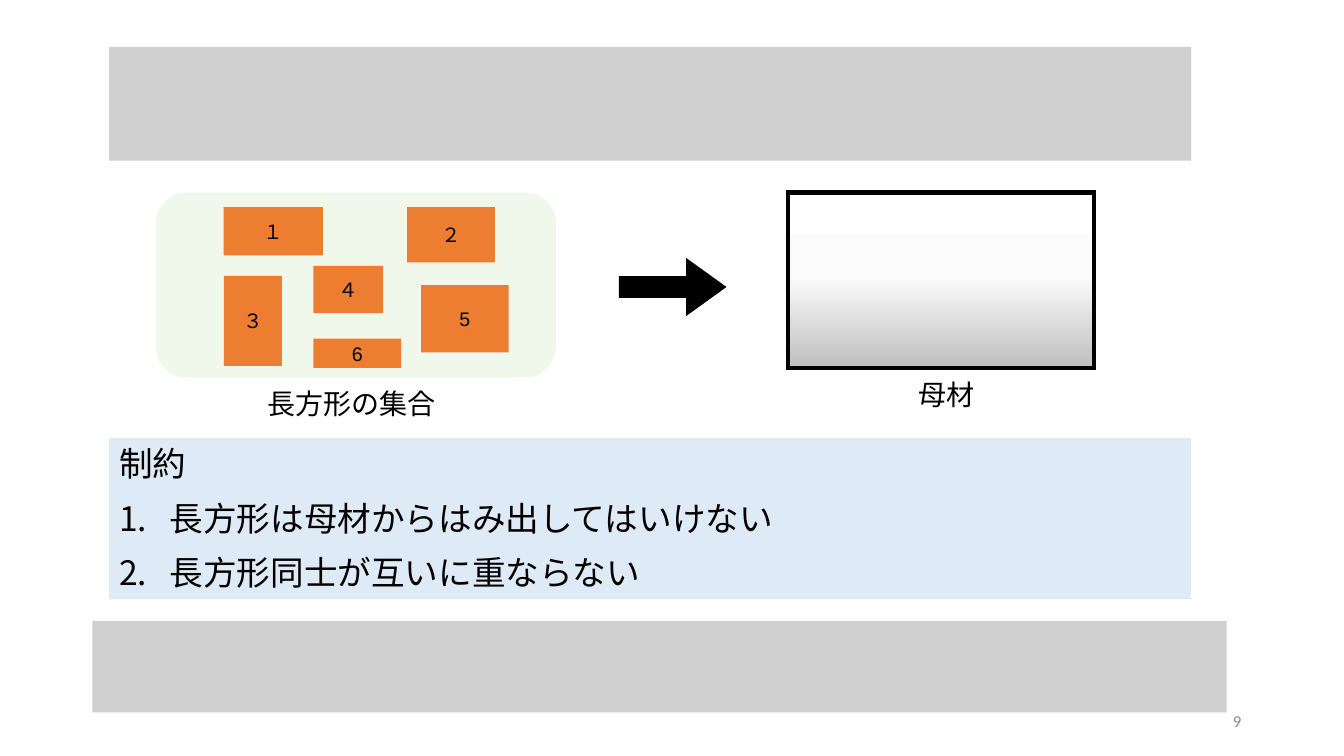
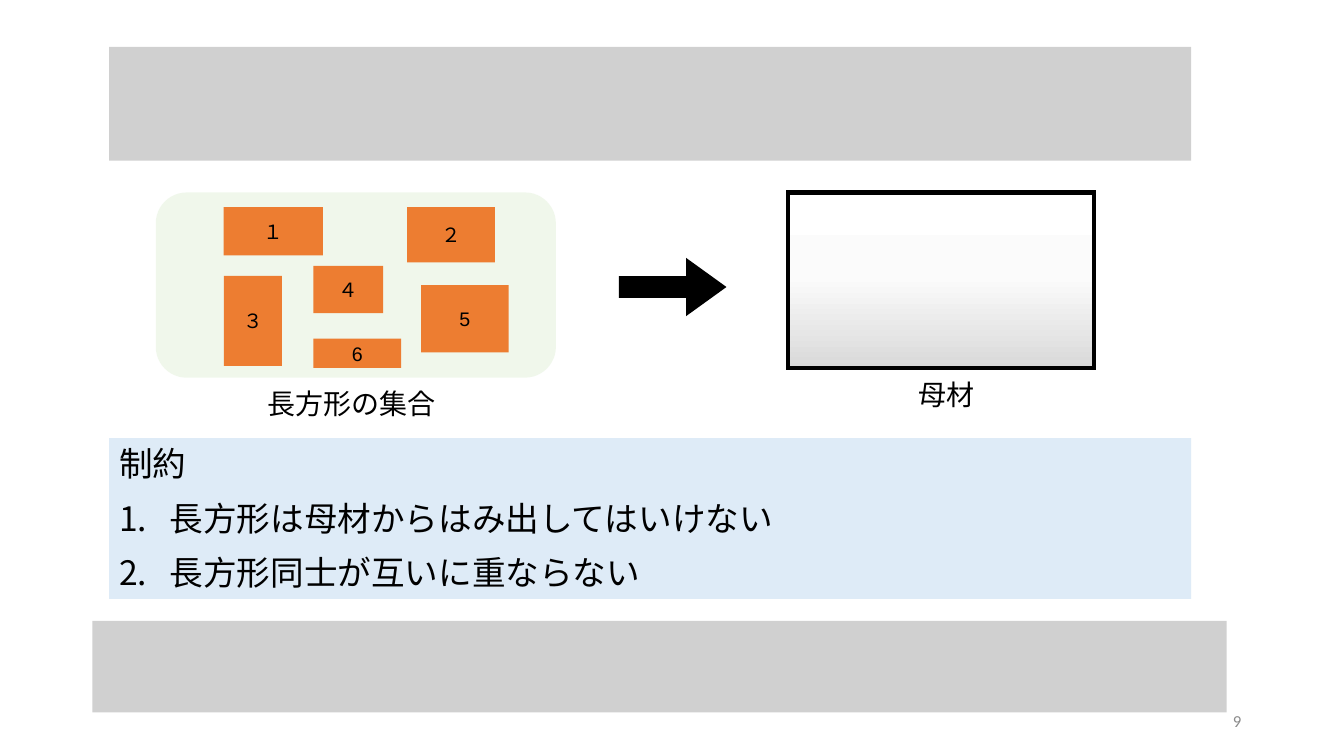
Before and after one commit to r-kurosu/kline, a slide deck: slide 9 of 卒論発表用スライド.pptx. Drawn at 1344x756 pixels with LibreOffice and Linux fonts; fonts in the diff are those of the drawing; grey boxes stand for pictures. Boxes give left, top, right and bottom in pixels: in the first picture for what was removed or moved away, otherwise in the second. Text is boxed around its words. In the diff, an @@ line names an element or a change of style, - is before the commit and + after.

```diff
--- a/卒論発表用スライド.pptx
+++ b/卒論発表用スライド.pptx
@@ rectangle at (788, 193, 1094, 368): fill gradient #BFBFBF to #FBFBFB to #FFFFFF to gradient #D9D9D9 to #FBFBFB to #FFFFFF @@
```
Also in this commit, not shown: 5 other slides changed, 2 slides added, 1 other file.
